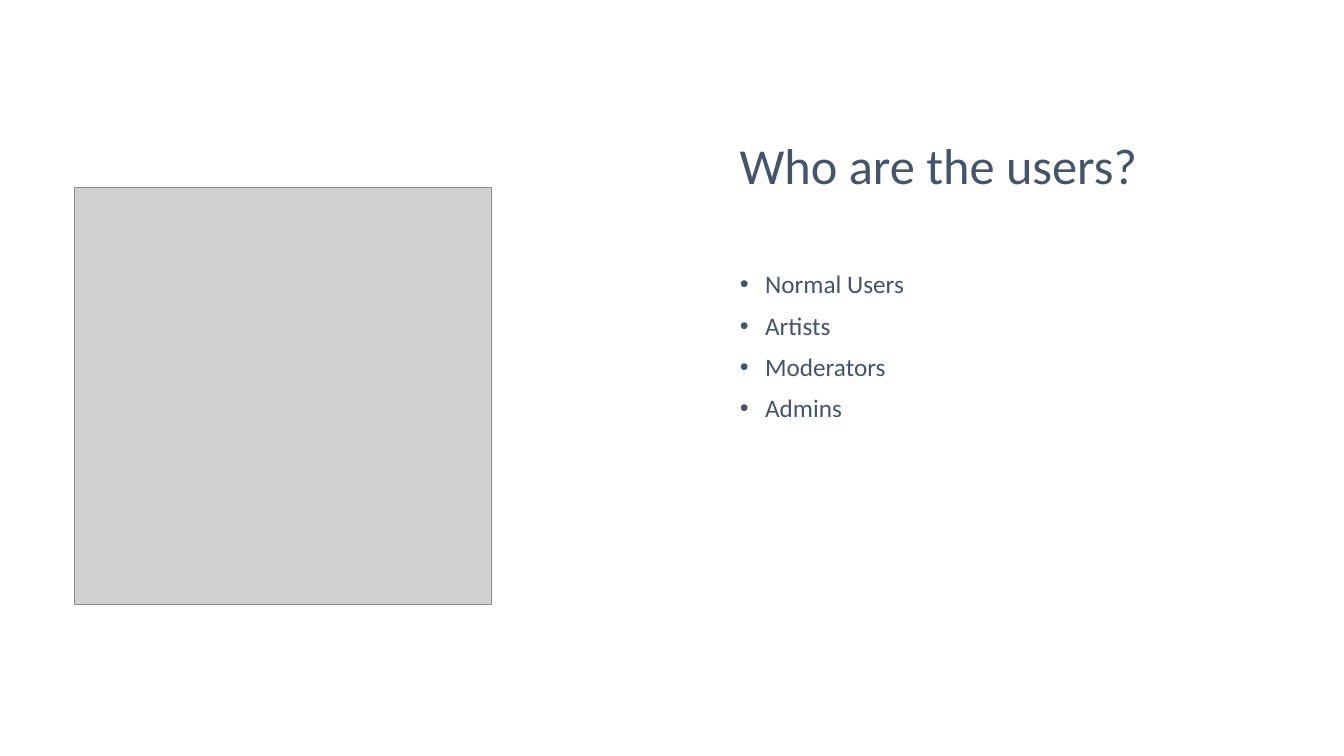
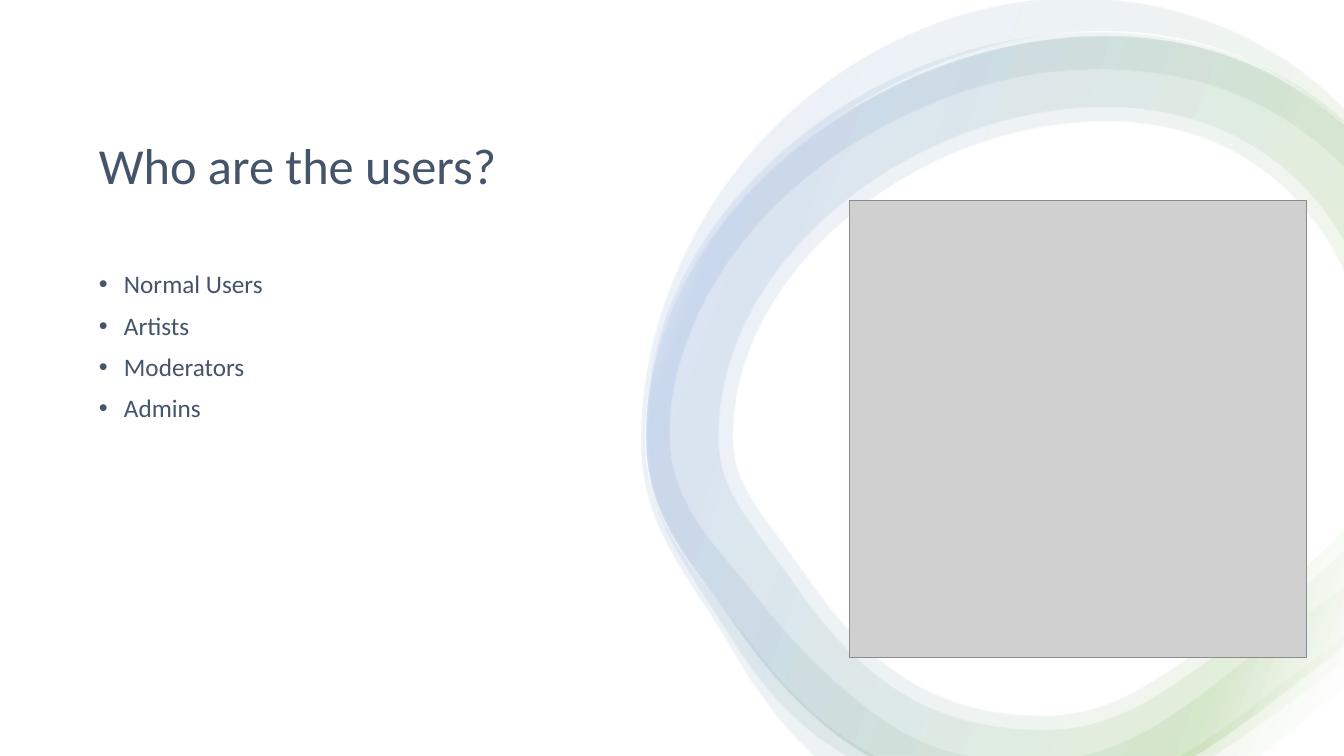
Before and after one commit to etgalang/TuneTribe, a slide deck: slide 4 of TuneTribe.pptx. Drawn at 1344x756 pixels with LibreOffice and Linux fonts; fonts in the diff are those of the drawing; grey boxes stand for pictures. Boxes give left, top, right and bottom in pixels: in the first picture for what was removed or moved away, otherwise in the second. Text is boxed around its words. In the diff, an @@ line names an element or a change of style, - is before the commit and + after.

```diff
--- a/TuneTribe.pptx
+++ b/TuneTribe.pptx
@@ rectangle added at [0, 0, 1344, 756], fill #FFFFFF @@
@@ group added at [641, 0, 1344, 756]: 4 freeform shapes @@
@@ title "Who are the users?": place and size @@
-title "Who are the users?" at [740, 149, 1137, 185]
+title "Who are the users?" at [99, 149, 496, 185]
@@ picture: place and size @@
-picture at [75, 188, 492, 605]
+picture at [850, 201, 1307, 657]
@@ text "Normal Users": place and size @@
-text "Normal Users" at [765, 275, 904, 417]
+text "Normal Users" at [124, 275, 263, 417]
```
Also in this commit, not shown: 1 other slide changed, 4 slides added.
